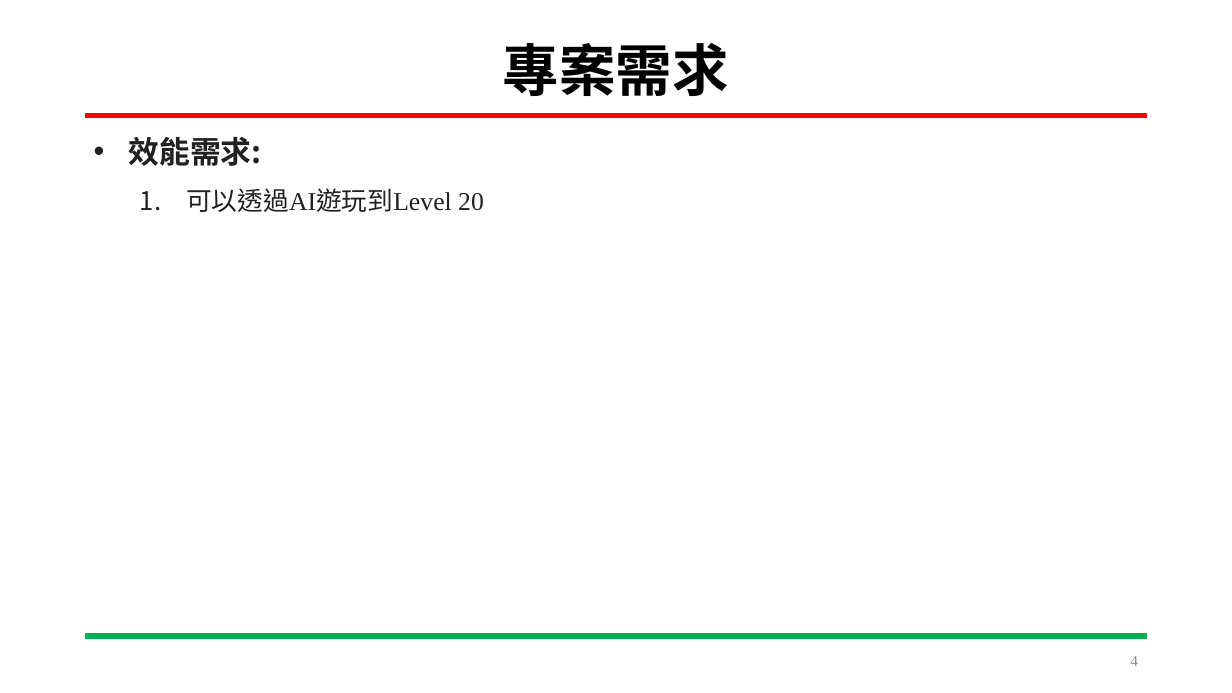
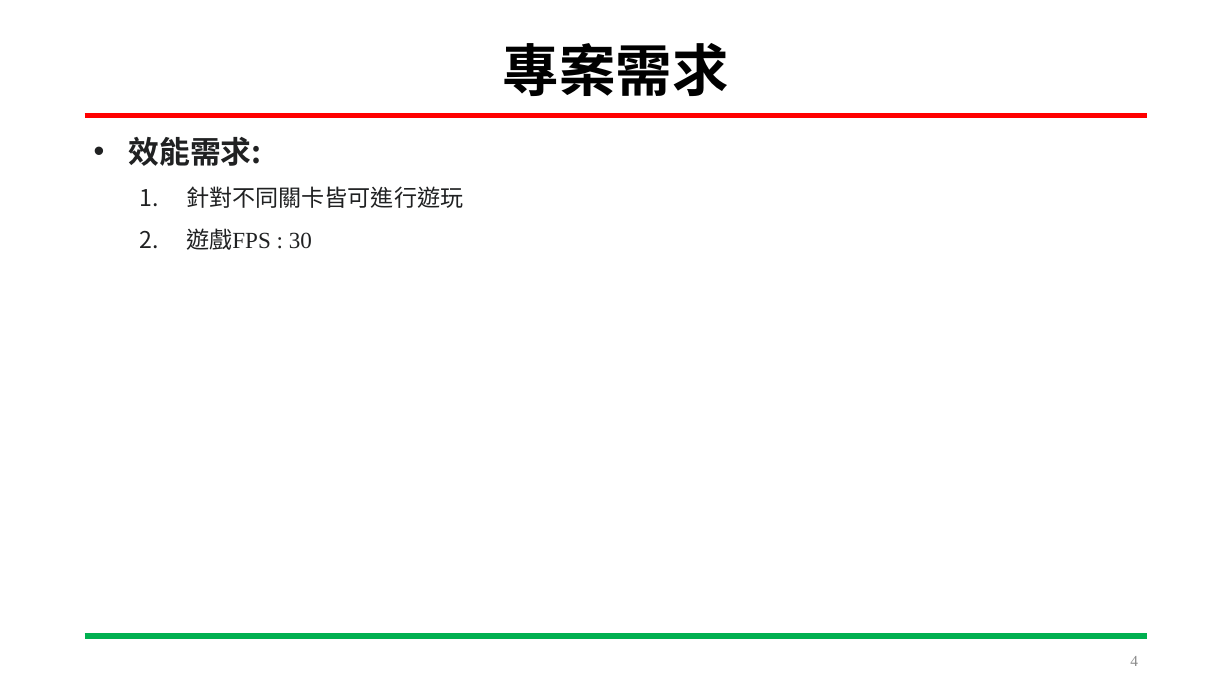
Before and after one commit to HOURFA/ML, a slide deck: slide 4 of final_project/DevelopmentLog/ML_finalproject.pptx. Drawn at 1232x693 pixels with LibreOffice and Linux fonts; fonts in the diff are those of the drawing. Boxes give left, top, right and bottom in pixels: in the first picture for what was removed or moved away, otherwise in the second. Text is boxed around its words. In the diff, an @@ line names an element or a change of style, - is before the commit and + after.

```diff
--- a/final_project/DevelopmentLog/ML_finalproject.pptx
+++ b/final_project/DevelopmentLog/ML_finalproject.pptx
@@ text at (186, 186, 463, 250): text changed; size 20 to 18 pt @@
-  1. 可以透過AI遊玩到Level 20
+  1. 針對不同關卡皆可進行遊玩
+  2. 遊戲FPS : 30
```
Also in this commit, not shown: 7 other slides changed, 4 slides added.
